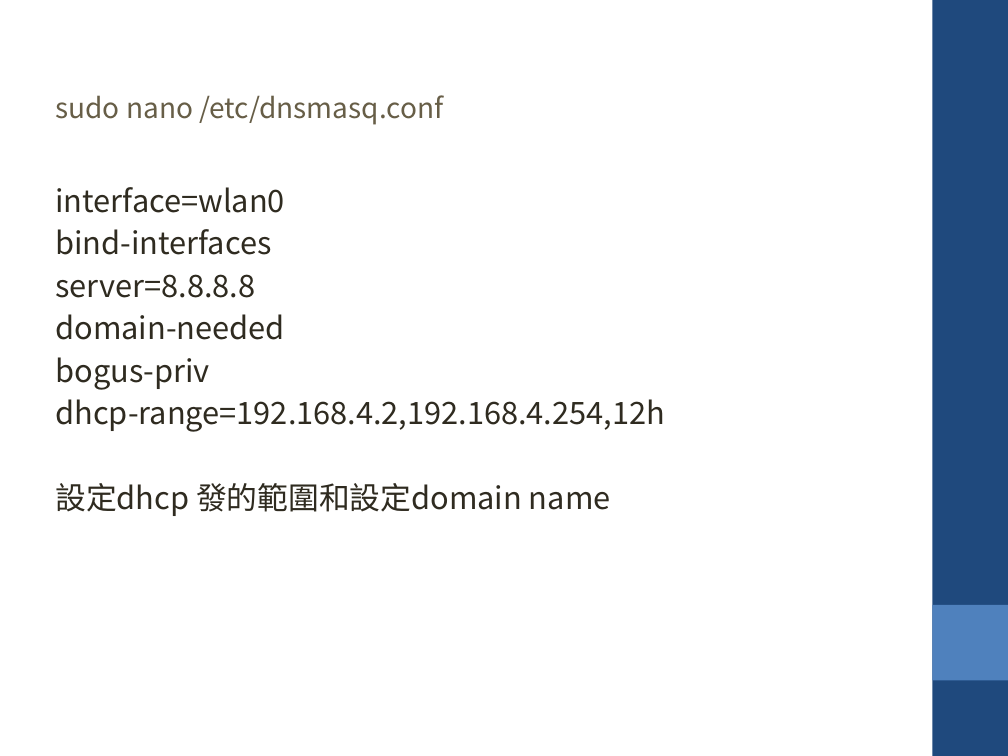
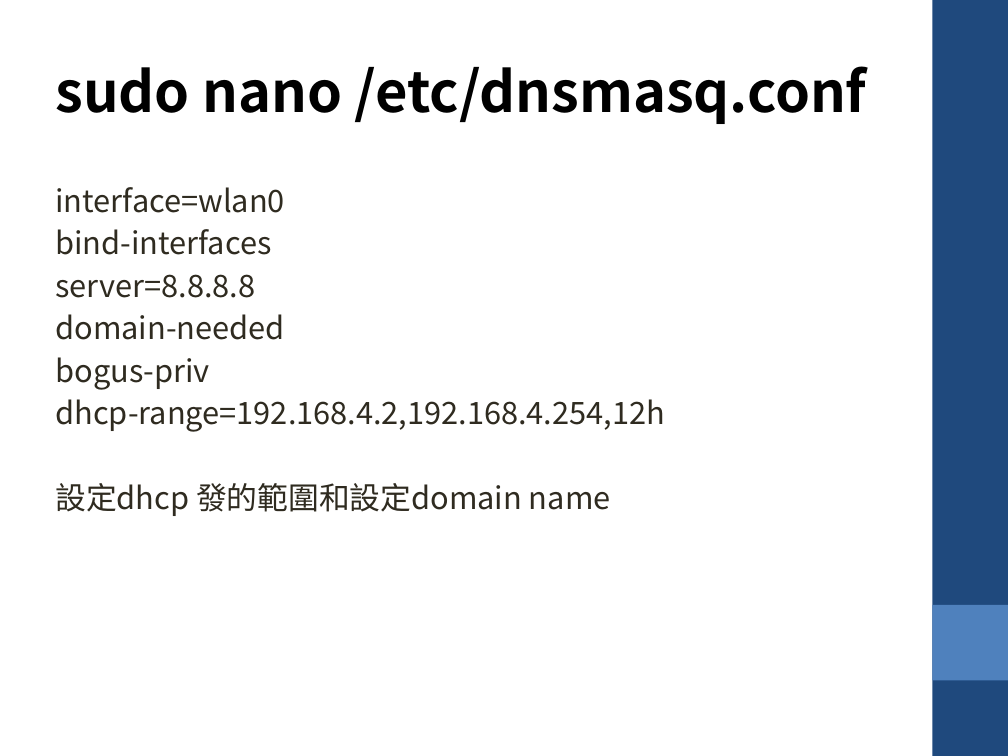
Before and after one commit to krnick/AP_MODE, a slide deck: slide 8 of 設定wifi ap_repeater.pptx. Drawn at 1008x756 pixels with LibreOffice and Linux fonts; fonts in the diff are those of the drawing. Boxes give left, top, right and bottom in pixels: in the first picture for what was removed or moved away, otherwise in the second. Text is boxed around its words. In the diff, an @@ line names an element or a change of style, - is before the commit and + after.

```diff
--- a/設定wifi ap_repeater.pptx
+++ b/設定wifi ap_repeater.pptx
@@ text "sudo nano /etc/dnsmasq.conf": place and size @@
-text "sudo nano /etc/dnsmasq.conf" at bbox=[55, 95, 443, 125]
+text "sudo nano /etc/dnsmasq.conf" at bbox=[55, 66, 867, 124]
@@ text "sudo nano /etc/dnsmasq.conf" at bbox=[55, 66, 867, 124]: size 20 to 40 pt, text colour #675E47 to #000000, bold on @@
```
Also in this commit, not shown: 17 other slides changed, 1 slide added.
